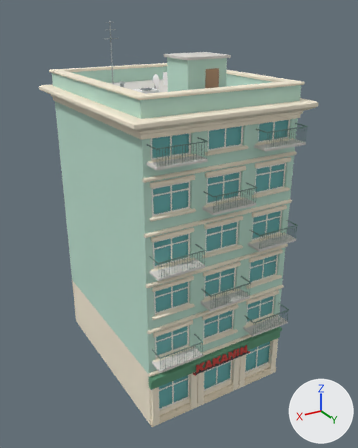
Two versions of the glTF model Assets/TumbangPreso/Art/Kanto/Models/far_shophouse_11.glb, one commit apart.
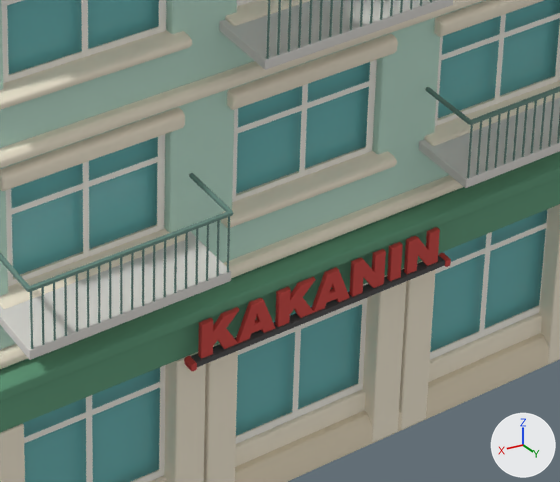
Each version appears first whole from a camera (50 mm lens) standing at (21.92, 22.4, 25.21) and looking at (4.91, -5.96, 11.04), and next in a close-up on the part from 43% to 76% of the width and 66% to 89% of the height. Lighting does not change. The marker at lower right points along +X, +Y and +Z. The older version's two pictures come first. Vertices at exactly the same position are counted once.

The older version as bpy lines, for what is in view:
```python
me_frames = bpy.data.meshes.new('frames')
me_frames.from_pydata(...)  # 648 vertices, 756 faces; spans x 0.5..10.2, y -0.1, z 0.9..19.7
me_frames.materials.append(mat_frame)  # white #f8f6ec
me_sign_kakanin = bpy.data.meshes.new('sign_kakanin')
me_sign_kakanin.from_pydata(...)  # 432 vertices, 852 faces; spans x 3.06..7.64, y 0.38..0.57, z 3.18..3.31
# faces by material slot: [284, 568]
me_sign_kakanin.materials.append(mat_sign_iron)  # dark grey #4b4b4b
me_sign_kakanin.materials.append(mat_sign_red)  # red #cb453f
me_sign_kakanin_text = bpy.data.meshes.new('sign_kakanin_text')
me_sign_kakanin_text.from_pydata(...)  # 420 vertices, 820 faces; spans x 3.26..7.44, y 0.43..0.51, z 3.27..3.87
me_sign_kakanin_text.materials.append(mat_sign_red)  # red #cb453f
ob_frames = bpy.data.objects.new('frames', me_frames)
ob_frames.location = (0.0, 0.0, 0.0)
ob_sign_kakanin = bpy.data.objects.new('sign_kakanin', me_sign_kakanin)
ob_sign_kakanin.location = (0.0, 0.0, 0.0)
ob_sign_kakanin_text = bpy.data.objects.new('sign_kakanin_text', me_sign_kakanin_text)
ob_sign_kakanin_text.location = (0.0, 0.0, 0.0)
# also in view: 'trim' at (5.35, -7.0, 10.68); 'shell' at (5.35, -7.0, 10.1); 'props' at (5.35, -5.77, 14.78)
```
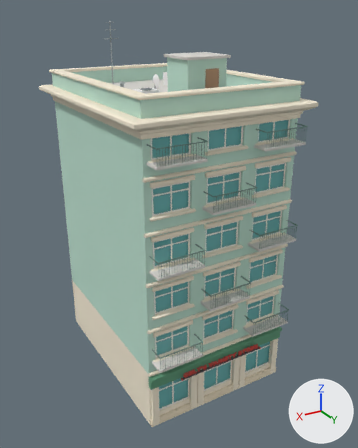
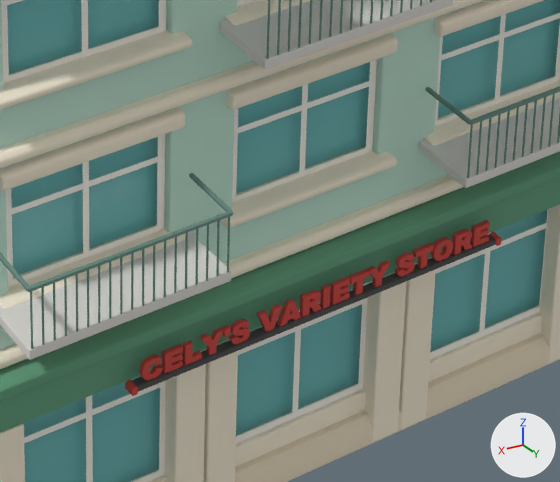
Location of each change, (x1, y1, x2, y2) in pixels of the close-ups (560 x 482 px; the box of a moved part takes in the faces that stretch with it):
'sign_kakanin_text', deleted (red)
    before: (198, 227, 440, 359)
'sign_cely_s_variety_store_text', added
    after: (139, 220, 490, 381)
'sign_kakanin', reshaped (41% wider, 38% taller)
    before: (184, 253, 451, 372)
    after: (125, 232, 502, 396)
part 1 of me_sign_kakanin, moved or reshaped
    before: (191, 255, 445, 367)
    after: (131, 235, 496, 392)
part 2 of me_sign_kakanin, moved or reshaped
    before: (184, 356, 197, 372)
    after: (125, 380, 138, 396)
part 3 of me_sign_kakanin, moved or reshaped
    before: (439, 253, 451, 267)
    after: (489, 232, 502, 246)

What the commit changed:
me_sign_kakanin is used by ob_sign_kakanin; location (0.0, 0.0, 0.0).
me_sign_kakanin had 432 vertices, 852 faces and spanned x 3.06..7.64, y 0.38..0.57, z 3.18..3.31.
me_sign_kakanin now has 432 vertices, 852 faces and spans x 2.09..8.61, y 0.38..0.57, z 3.18..3.31.
me_sign_kakanin part 1: the loose piece of 144 vertices spanning x 3.11..7.59, y 0.38..0.55, z 3.2..3.29 is multiplied about its middle by the matrix ((1.436, 0.0, 0.0), (0.0, 1.0, 0.0), (0.0, 0.0, 1.0)).
me_sign_kakanin part 2: the loose piece of 144 vertices spanning x 7.54..7.64, y 0.38..0.57, z 3.18..3.31 is moved by (0.97, 0.0, 0.0).
me_sign_kakanin part 3: the loose piece of 144 vertices spanning x 3.06..3.16, y 0.38..0.57, z 3.18..3.31 is moved by (-0.97, 0.0, 0.0).
Mesh me_sign_cely_s_variety_store_text is new.
It has 3006 vertices, 5956 faces and spans x 2.29..8.41, y 0.43..0.51, z 3.27..3.63.
It uses material mat_sign_red (red #cb453f).
Object 'sign_kakanin_text' (ob_sign_kakanin_text) is deleted.
Object 'sign_cely_s_variety_store_text' (ob_sign_cely_s_variety_store_text) is new; it shows me_sign_cely_s_variety_store_text.
Its location is (0.0, 0.0, 0.0).
